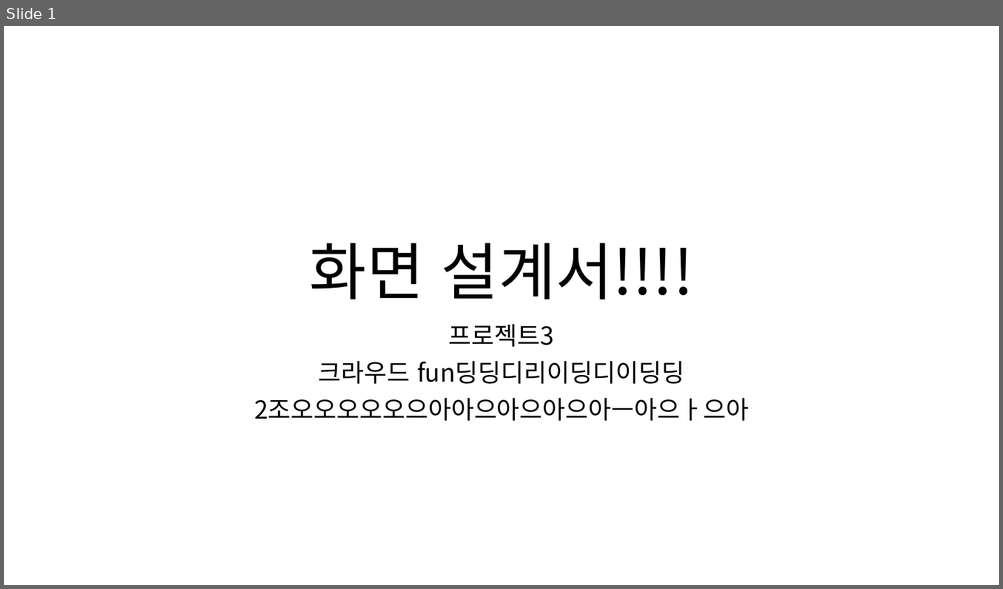
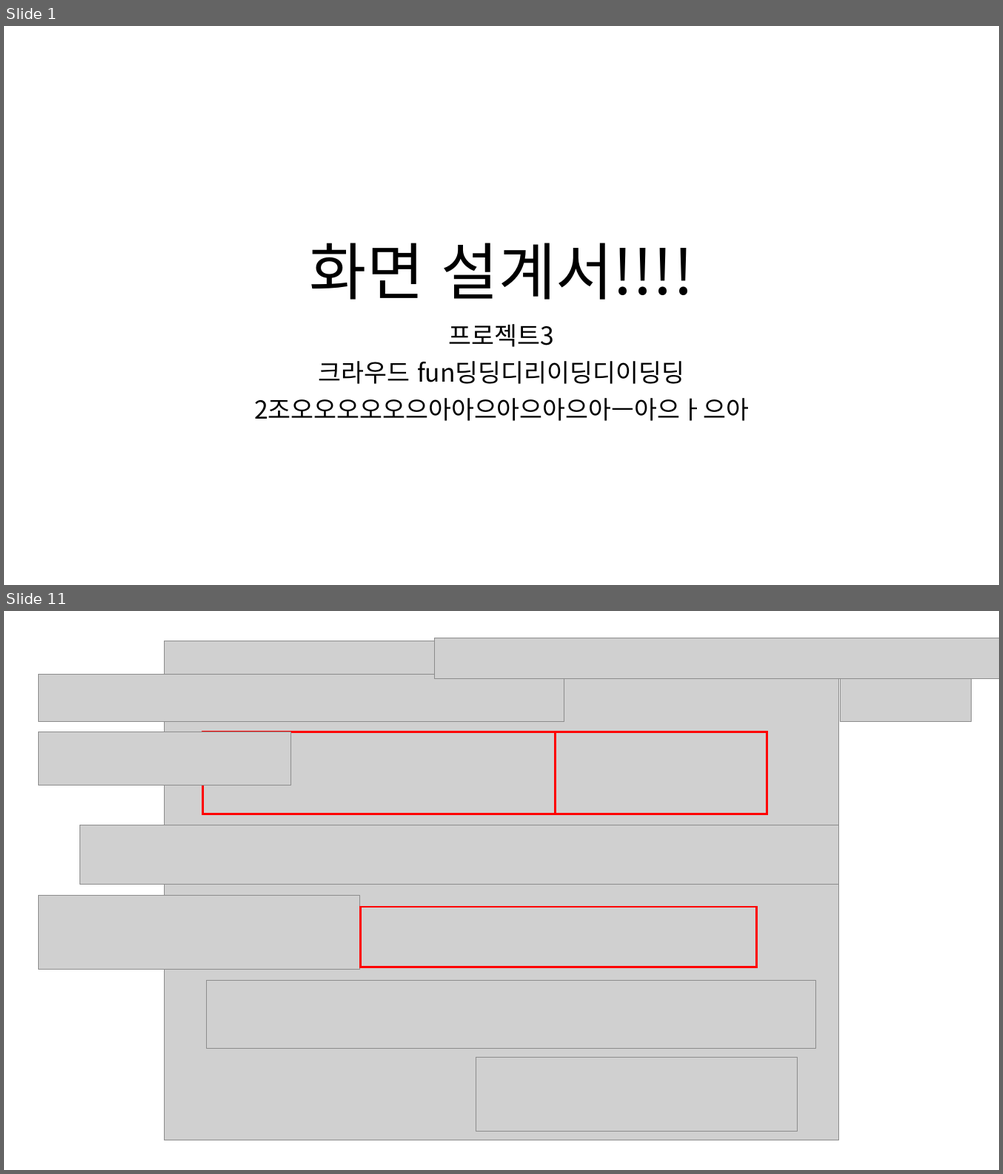
Before and after one commit to ezenteam2/RentalEquip, a slide deck: 0 발표용 파워포인트/0313 2차발표/0313 project04 - 파워포인트 - 기범.pptx. Shown one above the other, each under a label of ours: slide 1 before the commit, slides 1 and 11 after it; the slides between them are not shown. The pictures are 1003x589 and 1003x1174 pixels, drawn with LibreOffice and Linux fonts; fonts in the diff are those of the drawing; grey boxes stand for pictures. Boxes give left, top, right and bottom in pixels: in the first picture for what was removed or moved away, otherwise in the second. Text is boxed around its words. In the diff, an @@ line names an element or a change of style, - is before the commit and + after.

```diff
--- a/0 발표용 파워포인트/0313 2차발표/0313 project04 - 파워포인트 - 기범.pptx
+++ b/0 발표용 파워포인트/0313 2차발표/0313 project04 - 파워포인트 - 기범.pptx
@@ slide 11 added at <box>4,611,999,1170</box>, background #FFFFFF @@
@@ picture added at <box>165,641,839,1141</box> @@
@@ picture added at <box>435,638,999,678</box> @@
@@ picture added at <box>38,674,563,721</box> @@
@@ picture added at <box>840,679,971,721</box> @@
@@ picture added at <box>38,732,291,786</box> @@
@@ rectangle added at <box>202,732,555,814</box>, outline #FF0000 2 pt @@
@@ rectangle added at <box>555,732,766,814</box>, outline #FF0000 2 pt @@
@@ picture added at <box>80,825,839,884</box> @@
@@ picture added at <box>38,895,359,969</box> @@
@@ rectangle added at <box>361,907,757,968</box>, outline #FF0000 2 pt @@
@@ picture added at <box>207,980,816,1049</box> @@
@@ picture added at <box>476,1058,797,1132</box> @@
```
Also in this commit, not shown: 11 other slides added, 1 other file.
